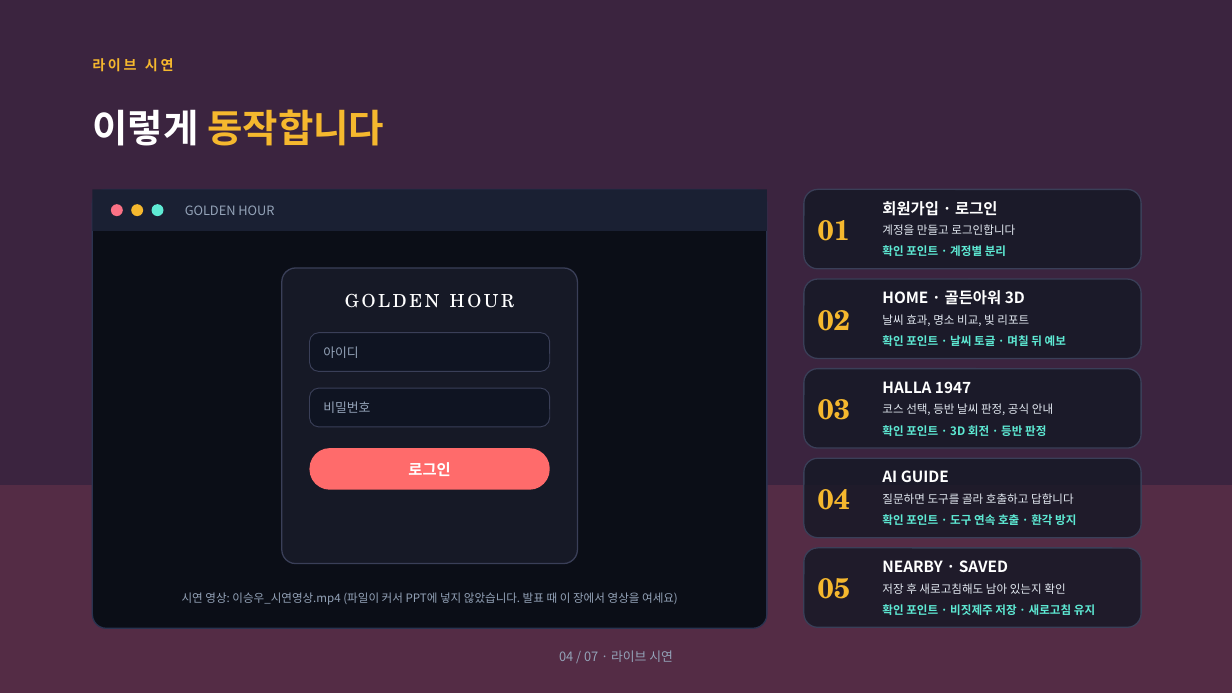
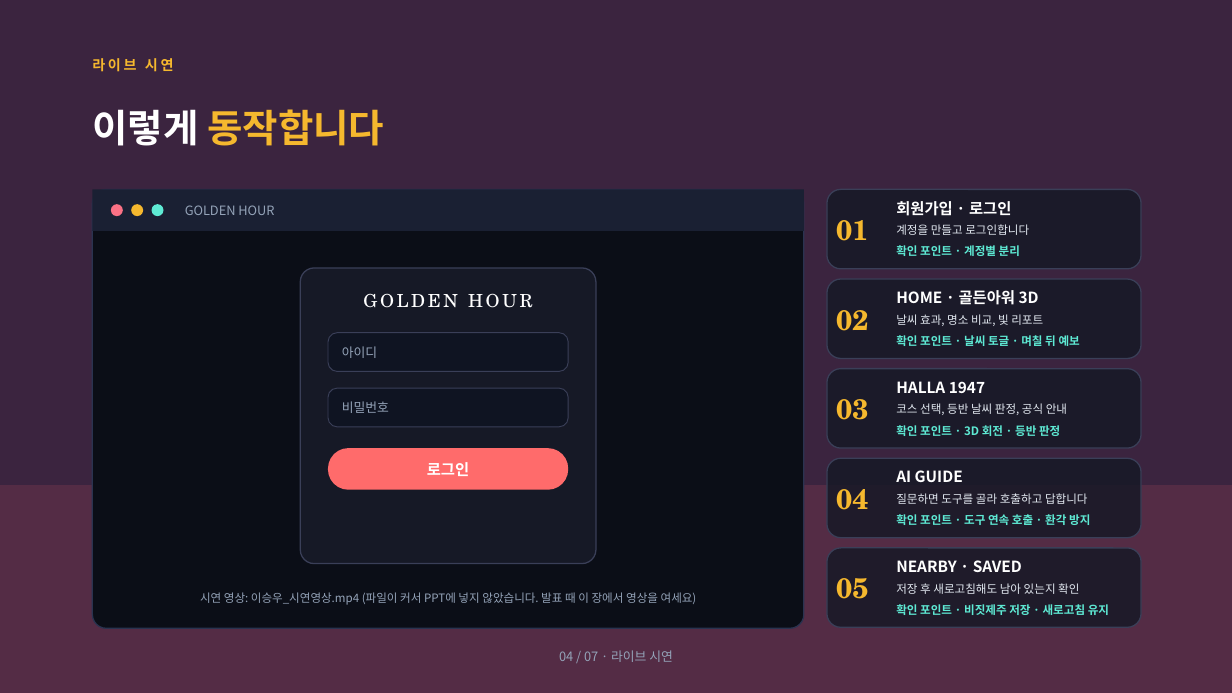
Before and after one commit to speech064/project, a slide deck: slide 4 of GOLDEN_HOUR_Presentation.pptx. Drawn at 1232x693 pixels with LibreOffice and Linux fonts; fonts in the diff are those of the drawing. Boxes give left, top, right and bottom in pixels: in the first picture for what was removed or moved away, otherwise in the second. Text is boxed around its words. In the diff, an @@ line names an element or a change of style, - is before the commit and + after.

```diff
--- a/GOLDEN_HOUR_Presentation.pptx
+++ b/GOLDEN_HOUR_Presentation.pptx
@@ rounded rectangle: place and size @@
-rounded rectangle at [92, 189, 767, 628]
+rounded rectangle at [92, 189, 804, 628]
@@ rectangle: place and size @@
-rectangle at [92, 189, 767, 231]
+rectangle at [92, 189, 804, 231]
@@ rounded rectangle: place and size @@
-rounded rectangle at [804, 189, 1141, 269]
+rounded rectangle at [827, 189, 1141, 269]
@@ text "회원가입 · 로그인": place and size @@
-text "회원가입 · 로그인" at [882, 201, 997, 216]
+text "회원가입 · 로그인" at [896, 201, 1011, 216]
@@ text "계정을 만들고 로그인합니다": place and size @@
-text "계정을 만들고 로그인합니다" at [882, 224, 1015, 235]
+text "계정을 만들고 로그인합니다" at [896, 224, 1029, 235]
@@ text "확인 포인트 · 계정별 분리": place and size @@
-text "확인 포인트 · 계정별 분리" at [882, 245, 1006, 256]
+text "확인 포인트 · 계정별 분리" at [896, 245, 1020, 256]
@@ rounded rectangle: place and size @@
-rounded rectangle at [804, 279, 1141, 359]
+rounded rectangle at [827, 279, 1141, 359]
@@ text "HOME · 골든아워 3D": place and size @@
-text "HOME · 골든아워 3D" at [882, 290, 1025, 305]
+text "HOME · 골든아워 3D" at [896, 290, 1039, 305]
@@ text "날씨 효과, 명소 비교, 빛 ...": place and size @@
-text "날씨 효과, 명소 비교, 빛 ..." at [882, 314, 1029, 326]
+text "날씨 효과, 명소 비교, 빛 ..." at [896, 314, 1043, 326]
@@ text "확인 포인트 · 날씨 토글 ...": place and size @@
-text "확인 포인트 · 날씨 토글 ..." at [882, 335, 1066, 346]
+text "확인 포인트 · 날씨 토글 ..." at [896, 335, 1080, 346]
@@ rounded rectangle: place and size @@
-rounded rectangle at [804, 369, 1141, 448]
+rounded rectangle at [827, 369, 1141, 448]
@@ text "HALLA 1947": place and size @@
-text "HALLA 1947" at [882, 381, 971, 393]
+text "HALLA 1947" at [896, 381, 985, 393]
@@ text "코스 선택, 등반 날씨 판정, ...": place and size @@
-text "코스 선택, 등반 날씨 판정, ..." at [882, 403, 1053, 415]
+text "코스 선택, 등반 날씨 판정, ..." at [896, 403, 1067, 415]
@@ 9 texts, 4 rounded rectangles: place and size @@
-9 texts, 4 rounded rectangles at [282, 220, 850, 599]
+9 texts, 4 rounded rectangles at [300, 220, 868, 599]
@@ text "확인 포인트 · 3D 회전 ...": place and size @@
-text "확인 포인트 · 3D 회전 ..." at [882, 425, 1046, 436]
+text "확인 포인트 · 3D 회전 ..." at [896, 425, 1060, 436]
@@ rounded rectangle: place and size @@
-rounded rectangle at [804, 458, 1141, 538]
+rounded rectangle at [827, 458, 1141, 538]
@@ text "AI GUIDE": place and size @@
-text "AI GUIDE" at [882, 470, 949, 482]
+text "AI GUIDE" at [896, 470, 963, 482]
@@ text "질문하면 도구를 골라 호출하고 답합니다": place and size @@
-text "질문하면 도구를 골라 호출하고 답합니다" at [882, 493, 1074, 504]
+text "질문하면 도구를 골라 호출하고 답합니다" at [896, 493, 1088, 504]
@@ text "확인 포인트 · 도구 연속 ...": place and size @@
-text "확인 포인트 · 도구 연속 ..." at [882, 514, 1076, 525]
+text "확인 포인트 · 도구 연속 ..." at [896, 514, 1090, 525]
@@ rounded rectangle: place and size @@
-rounded rectangle at [804, 548, 1141, 628]
+rounded rectangle at [827, 548, 1141, 628]
@@ text "NEARBY · SAVED": place and size @@
-text "NEARBY · SAVED" at [882, 560, 1008, 572]
+text "NEARBY · SAVED" at [896, 560, 1022, 572]
@@ text "시연 영상: 이승우_시연영상.mp4 (파일이 커서 ...": place and size @@
-text "시연 영상: 이승우_시연영상.mp4 (파일이 커서 ..." at [182, 592, 678, 605]
+text "시연 영상: 이승우_시연영상.mp4 (파일이 커서 ..." at [200, 592, 697, 605]
@@ text "저장 후 새로고침해도 남아 있는지 ...": place and size @@
-text "저장 후 새로고침해도 남아 있는지 ..." at [882, 583, 1065, 594]
+text "저장 후 새로고침해도 남아 있는지 ..." at [896, 583, 1079, 594]
@@ text "확인 포인트 · 비짓제주 저장 ...": place and size @@
-text "확인 포인트 · 비짓제주 저장 ..." at [882, 604, 1095, 615]
+text "확인 포인트 · 비짓제주 저장 ..." at [896, 604, 1109, 615]
```
Also in this commit, not shown: 1 other slide changed, 1 other file.
